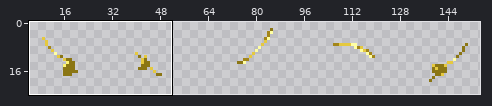
Sprite sheet: graphics/sprites/equipment/head/goldeneyepatch.png. The picture above shows the old version from afar; the outline marks the close-up.
Close-up. As it was:
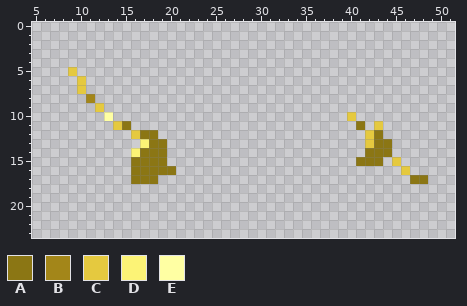
The file is 160x32 pixels. Shown: x 5..51, y 0..23. The wide view leaves out empty margins. The commit also changed other parts of the picture, which this record leaves out.
Palette (. is transparent): A #8b7614  B #a38619  C #e5c93f  D #fcf376  E #ffffa3
Pixels before, first column x 9:
 5 C.......................................
 6 .C......................................
 7 .C......................................
 8 ..B.....................................
 9 ...C....................................
10 ....E..........................C........
11 .....CA.........................A.C.....
12 .......CAA.......................CA.....
13 ........DAA......................CAA....
14 .......DAAA......................AAA....
15 .......AAAA.....................AAA.C...
16 .......AAAAA.........................C..
17 .......AAA............................AA
And afterwards:
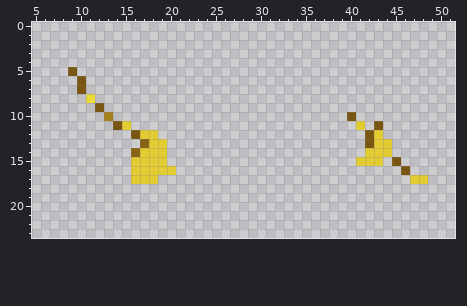
The exact change:
Colour A changes from #8b7614 to #e3cc31.
Colour B changes from #a38619 to #ebda34.
Colour C changes from #e5c93f to #795611.
Colour D changes from #fcf376 to #8a6415.
Colour E changes from #ffffa3 to #a3801a.
